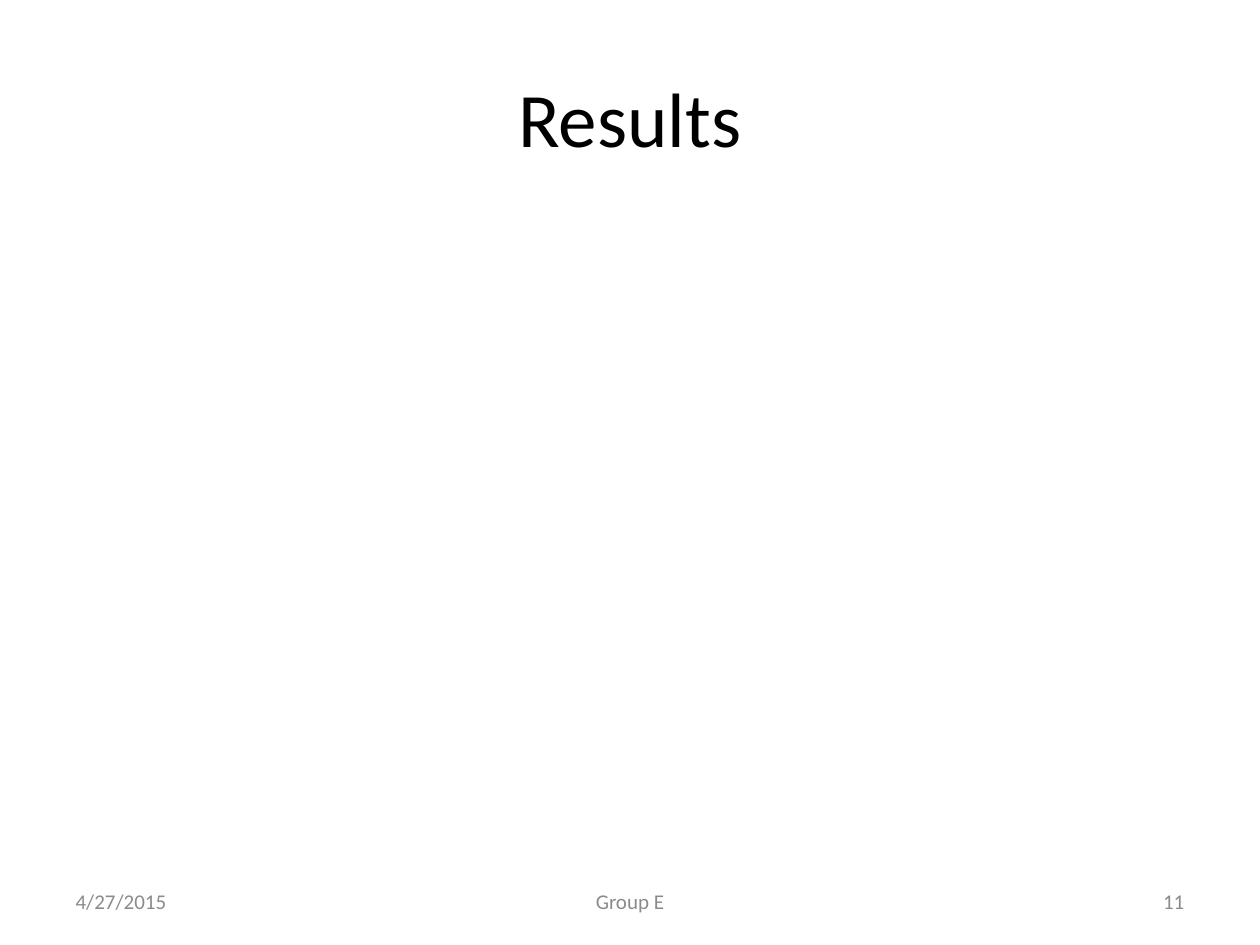
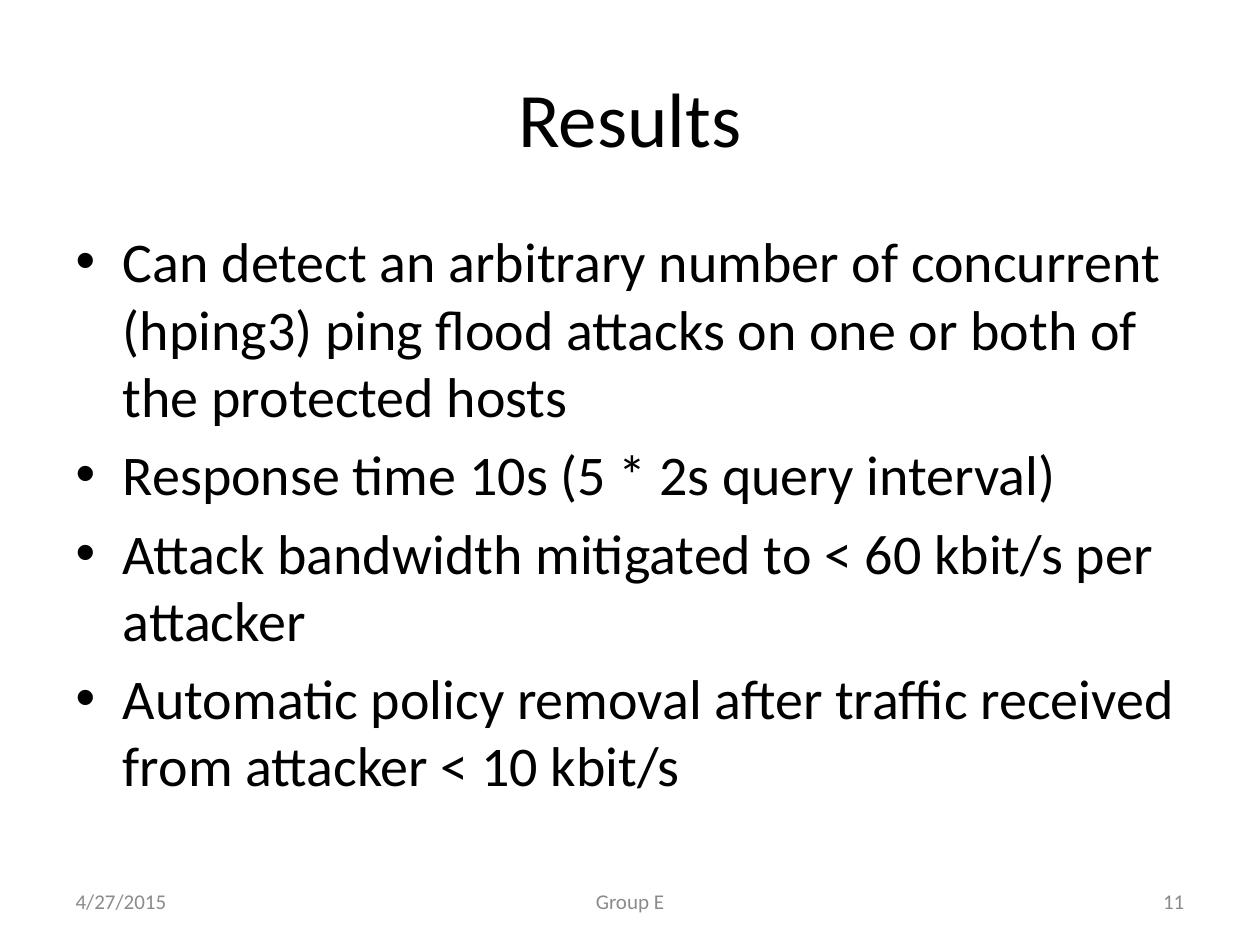
Before and after one commit to mishra14/DDoSAttackMitigationSystem, a slide deck: slide 11 of CIS 553.pptx. Drawn at 1260x945 pixels with LibreOffice and Linux fonts; fonts in the diff are those of the drawing. Boxes give left, top, right and bottom in pixels: in the first picture for what was removed or moved away, otherwise in the second. Text is boxed around its words. In the diff, an @@ line names an element or a change of style, - is before the commit and + after.

Commit message:
with results and conclusion

```diff
--- a/CIS 553.pptx
+++ b/CIS 553.pptx
@@ text added at (123, 243, 1173, 789), 32 pt, text #000000 @@
+• Can detect an arbitrary number of concurrent (hping3) ping flood attacks on one or both of the protected hosts
+• Response time 10s (5 * 2s query interval)
+• Attack bandwidth mitigated to < 60 kbit/s per attacker
+• Automatic policy removal after traffic received from attacker < 10 kbit/s
```
Also in this commit, not shown: 6 other slides changed, 1 slide removed.
